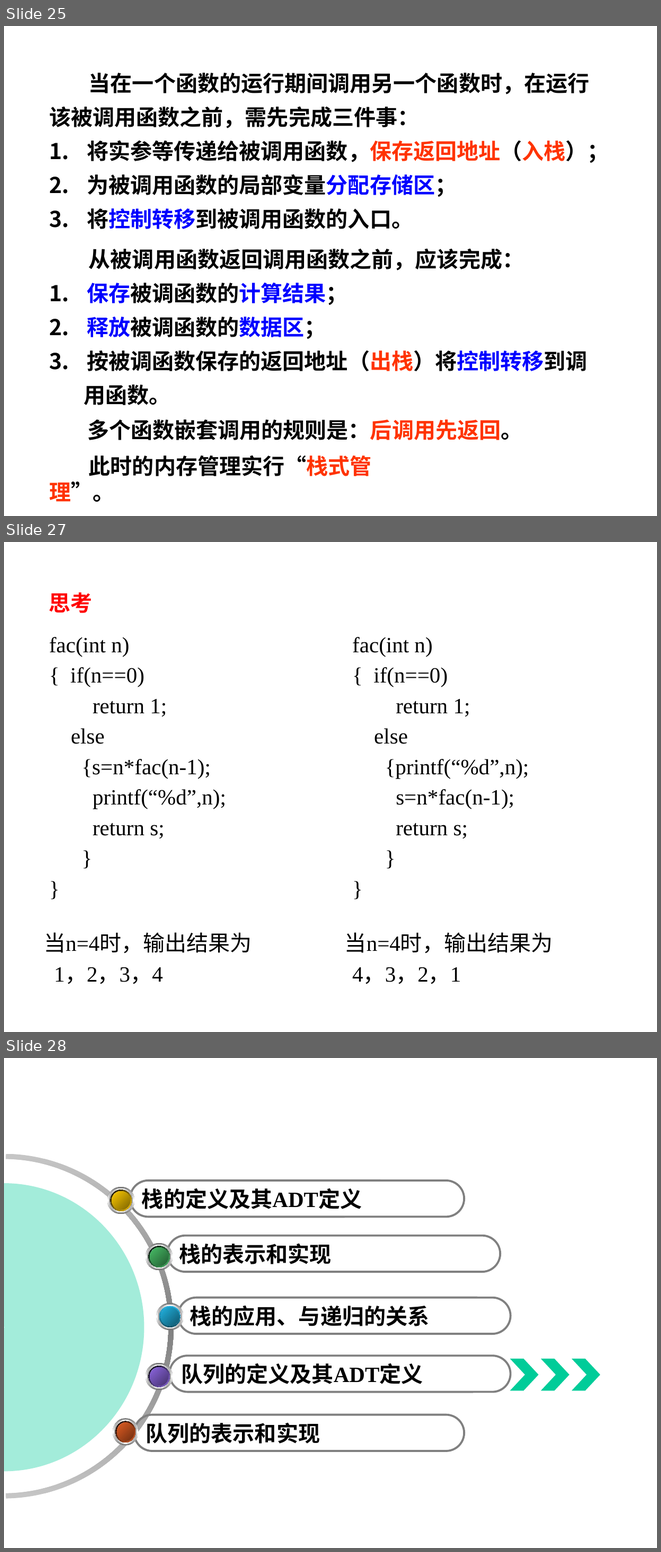
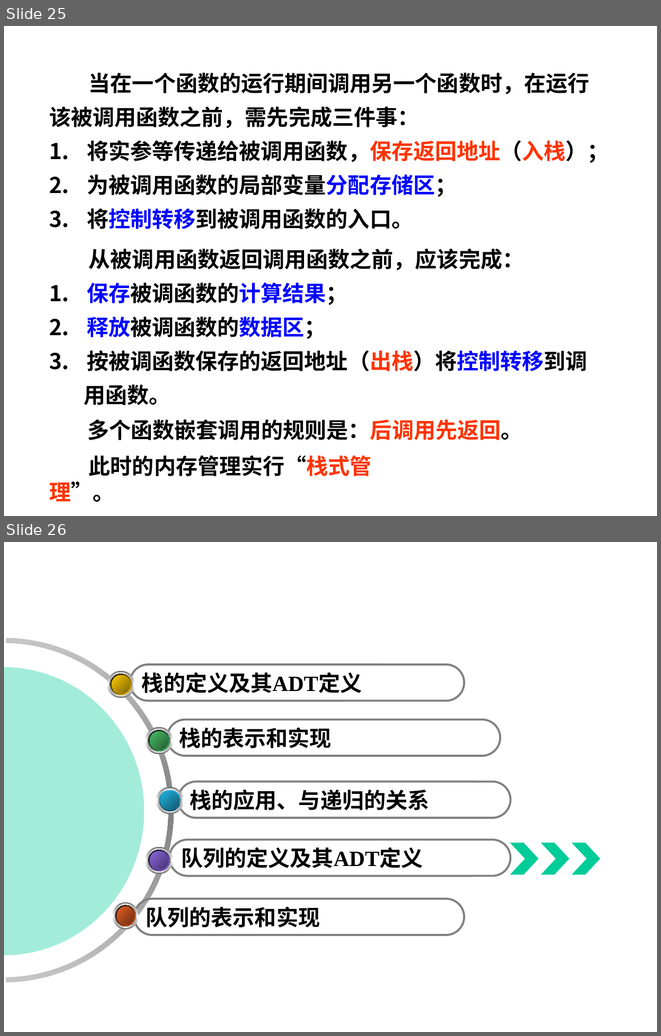
Before and after one commit to Gempittance/Data_Structur_Build, a slide deck: 数据结构PPT/ds3.pptx. Shown one above the other, each under a label of ours: slides 25, 27 and 28 before the commit, slides 25 and 26 after it; the slides between them are not shown. The pictures are 661x1552 and 661x1036 pixels, drawn with LibreOffice and Linux fonts; fonts in the diff are those of the drawing; background and template pictures are left out. Boxes give left, top, right and bottom in pixels: in the first picture for what was removed or moved away, otherwise in the second. Text is boxed around its words. In the diff, an @@ line names an element or a change of style, - is before the commit and + after.

```diff
--- a/数据结构PPT/ds3.pptx
+++ b/数据结构PPT/ds3.pptx
@@ slide 27 removed at box(4, 542, 657, 1032), background #FFFFFF @@
@@ text removed at box(49, 592, 93, 613) @@
-思考
@@ text removed at box(49, 637, 226, 838) @@
-fac(int n)
-{ if(n==0)
-return 1;
-else
-{s=n*fac(n-1);
-printf(“%d”,n);
-return s;
-}
-}
@@ text removed at box(352, 637, 529, 838) @@
-fac(int n)
-{ if(n==0)
-return 1;
-else
-{printf(“%d”,n);
-s=n*fac(n-1);
-return s;
-}
-}
@@ text removed at box(44, 932, 252, 953) @@
-当n=4时，输出结果为
@@ text removed at box(345, 932, 553, 953) @@
-当n=4时，输出结果为
@@ text removed at box(54, 967, 162, 984) @@
-1，2，3，4
@@ text removed at box(352, 967, 461, 984) @@
-4，3，2，1
@@ what was slide 28 is now slide 26 @@
```
Also in this commit, not shown: 1 slide changed, 1 other slide removed.
